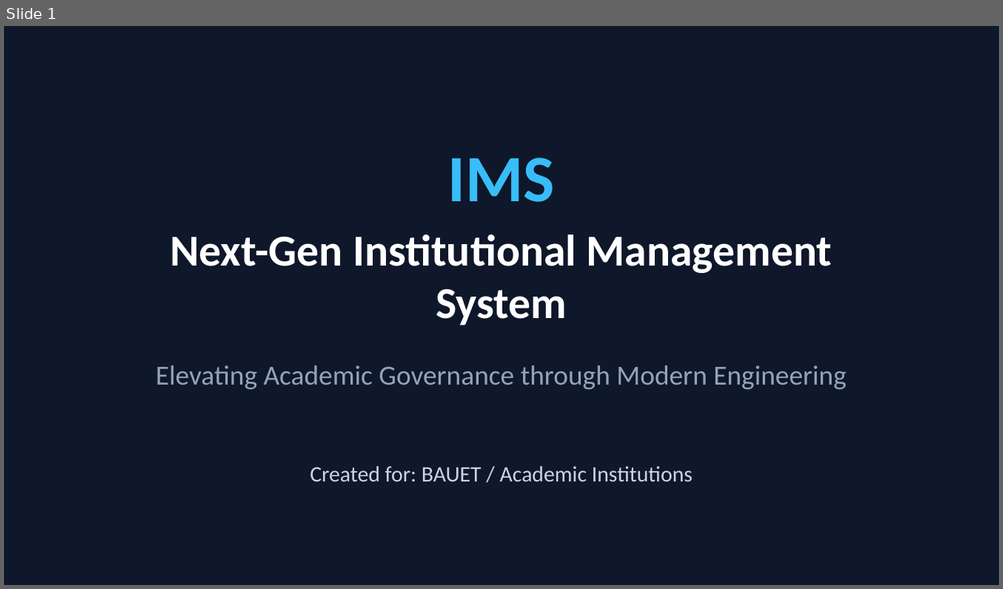
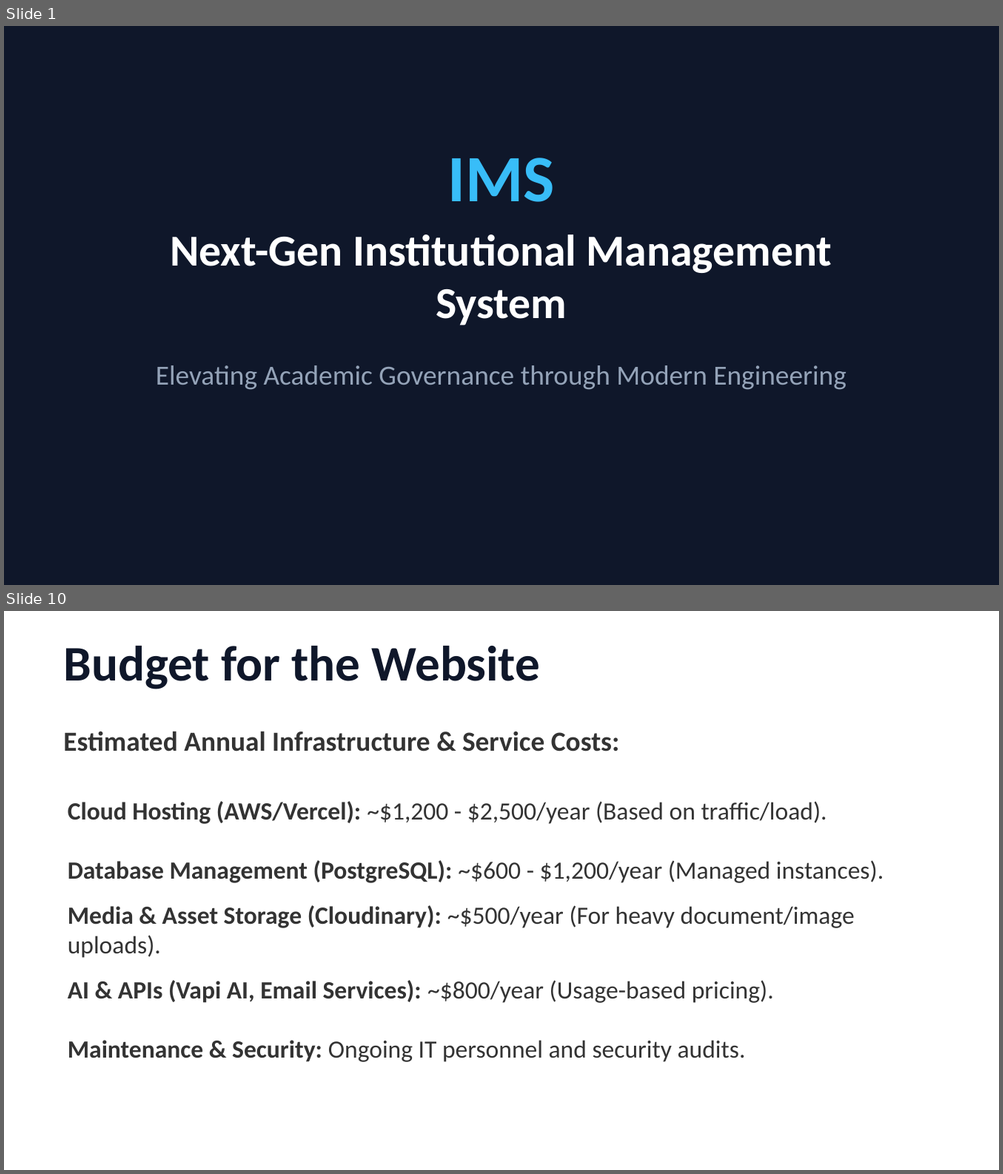
Before and after one commit to NoorAbdullah02/IMS, a slide deck: IMS_Project_Presentation.pptx. Shown one above the other, each under a label of ours: slide 1 before the commit, slides 1 and 10 after it; the slides between them are not shown. The pictures are 1003x589 and 1003x1174 pixels, drawn with LibreOffice and Linux fonts; fonts in the diff are those of the drawing. Boxes give left, top, right and bottom in pixels: in the first picture for what was removed or moved away, otherwise in the second. Text is boxed around its words. In the diff, an @@ line names an element or a change of style, - is before the commit and + after.

```diff
--- a/IMS_Project_Presentation.pptx
+++ b/IMS_Project_Presentation.pptx
@@ slide 10 added at (4,611,999,1170), background #FFFFFF @@
@@ text added at (63,646,540,689), 36 pt, text #0F172A, bold @@
+Budget for the Website
@@ text added at (63,731,619,752), 20 pt, text #333333, bold @@
+Estimated Annual Infrastructure & Service Costs:
@@ text added at (68,801,827,824), 18 pt, text #333333 @@
+• Cloud Hosting (AWS/Vercel): ~$1,200 - $2,500/year (Based on traffic/load).
@@ text added at (68,860,883,883), 18 pt, text #333333 @@
+• Database Management (PostgreSQL): ~$600 - $1,200/year (Managed instances).
@@ text added at (68,906,854,958), 18 pt, text #333333 @@
+• Media & Asset Storage (Cloudinary): ~$500/year (For heavy document/image uploads).
@@ text added at (68,980,774,1003), 18 pt, text #333333 @@
+• AI & APIs (Vapi AI, Email Services): ~$800/year (Usage-based pricing).
@@ text added at (68,1040,745,1062), 18 pt, text #333333 @@
+• Maintenance & Security: Ongoing IT personnel and security audits.
@@ slide 1 changed as well @@
@@ text removed at (310,466,692,482) @@
-Created for: BAUET / Academic Institutions
```
Also in this commit, not shown: 1 other slide changed, 9 other slides added, 7 slides removed, 1 other file.
